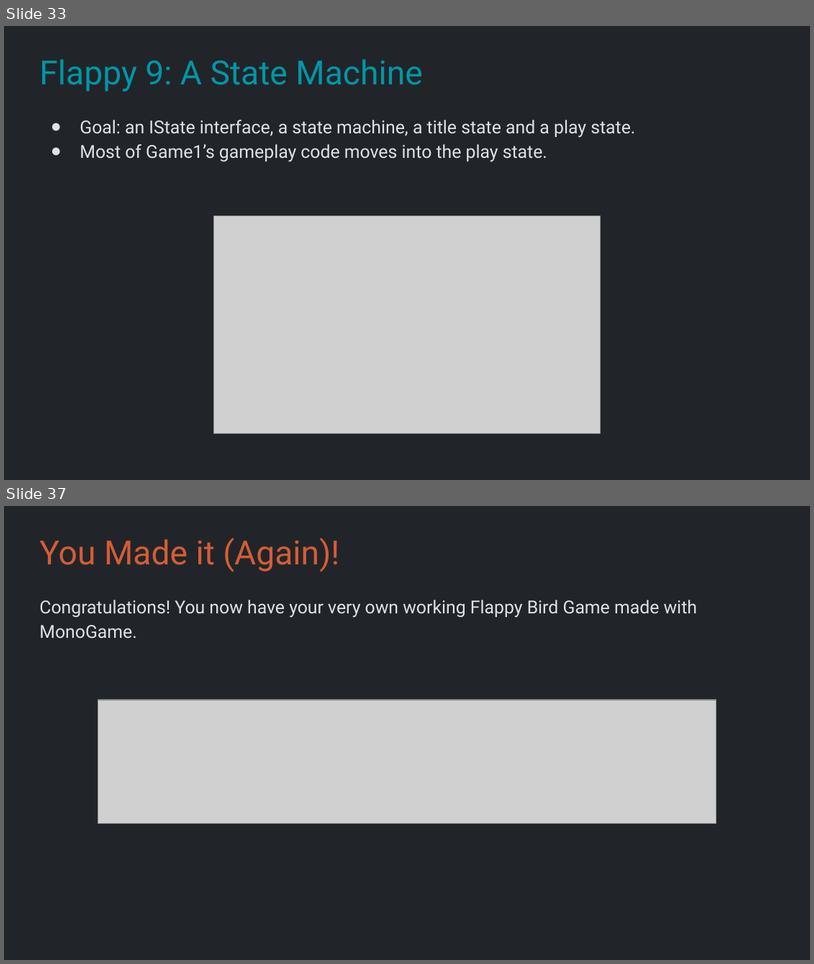
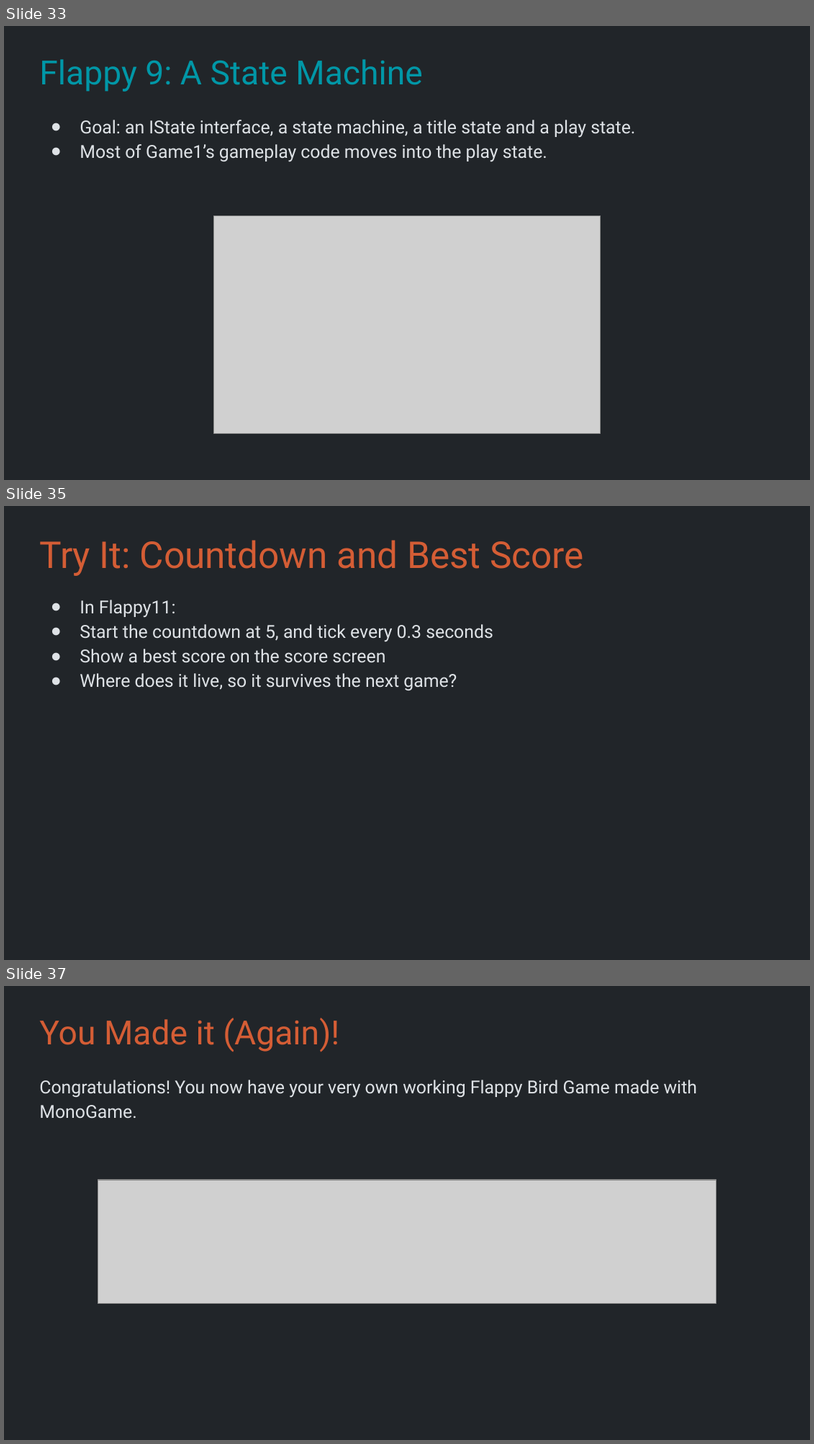
Before and after one commit to Metamate/gar, a slide deck: slides/02 Flappy Bird.pptx. Shown one above the other, each under a label of ours: slides 33 and 37 before the commit, slides 33, 35 and 37 after it; the slides between them are not shown. The pictures are 814x964 and 814x1444 pixels, drawn with LibreOffice and Linux fonts; fonts in the diff are those of the drawing; grey boxes stand for pictures. Boxes give left, top, right and bottom in pixels: in the first picture for what was removed or moved away, otherwise in the second. Text is boxed around its words. In the diff, an @@ line names an element or a change of style, - is before the commit and + after.

```diff
--- a/slides/02 Flappy Bird.pptx
+++ b/slides/02 Flappy Bird.pptx
@@ slide 35 added at (4, 506, 810, 960), background #212529 @@
@@ title added at (39, 540, 584, 576), 33 pt, text #D45D35 @@
+Try It: Countdown and Best Score
@@ text added at (80, 600, 494, 690), 16 pt, text #DEE2E6 @@
+● In Flappy11:
+● Start the countdown at 5, and tick every 0.3 seconds
+● Show a best score on the score screen
+● Where does it live, so it survives the next game?
```
Also in this commit, not shown: 6 slides changed, 2 other slides added, 3 slides removed, 25 other files.
